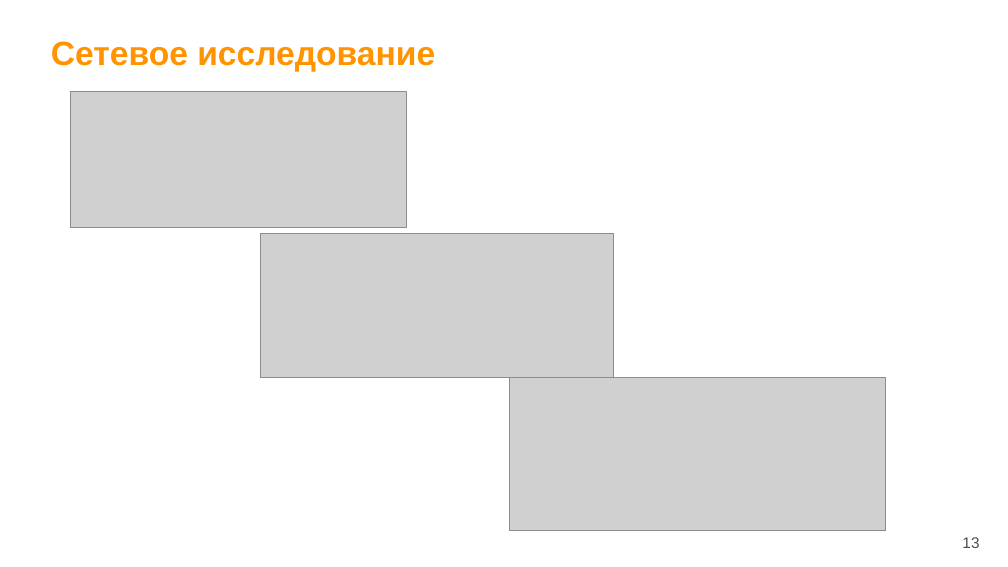
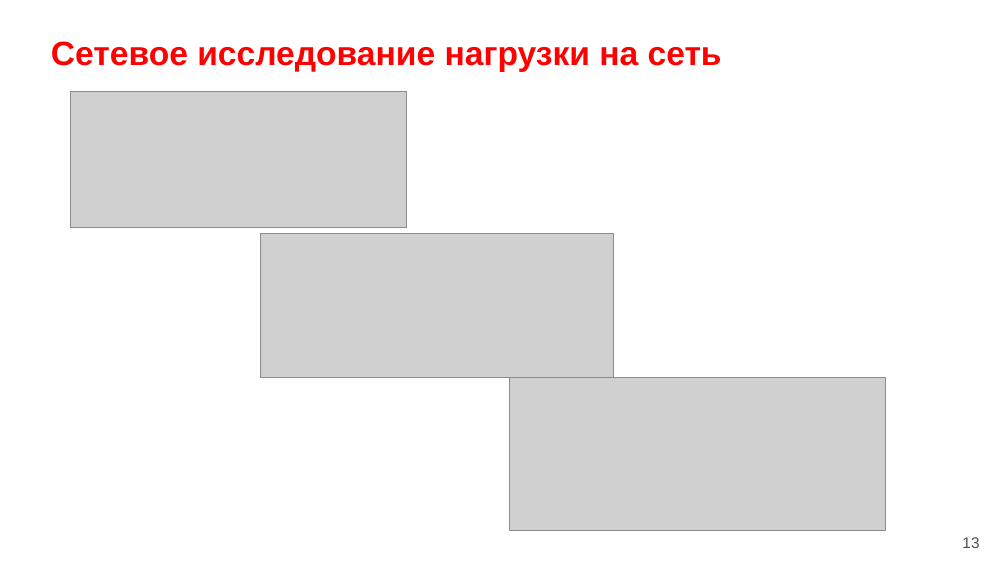
Before and after one commit to wemik2323/vkr, a slide deck: slide 13 of docs/Result/Презентация.pptx. Drawn at 1008x567 pixels with LibreOffice and Linux fonts; fonts in the diff are those of the drawing; grey boxes stand for pictures; background and template pictures are left out. Boxes give left, top, right and bottom in pixels: in the first picture for what was removed or moved away, otherwise in the second. Text is boxed around its words. In the diff, an @@ line names an element or a change of style, - is before the commit and + after.

```diff
--- a/docs/Result/Презентация.pptx
+++ b/docs/Result/Презентация.pptx
@@ title at (51,41,722,72): text changed; text colour #FF9400 to #FF0000 @@
-Сетевое исследование
+Сетевое исследование нагрузки на сеть
```
Also in this commit, not shown: 5 other slides changed.
